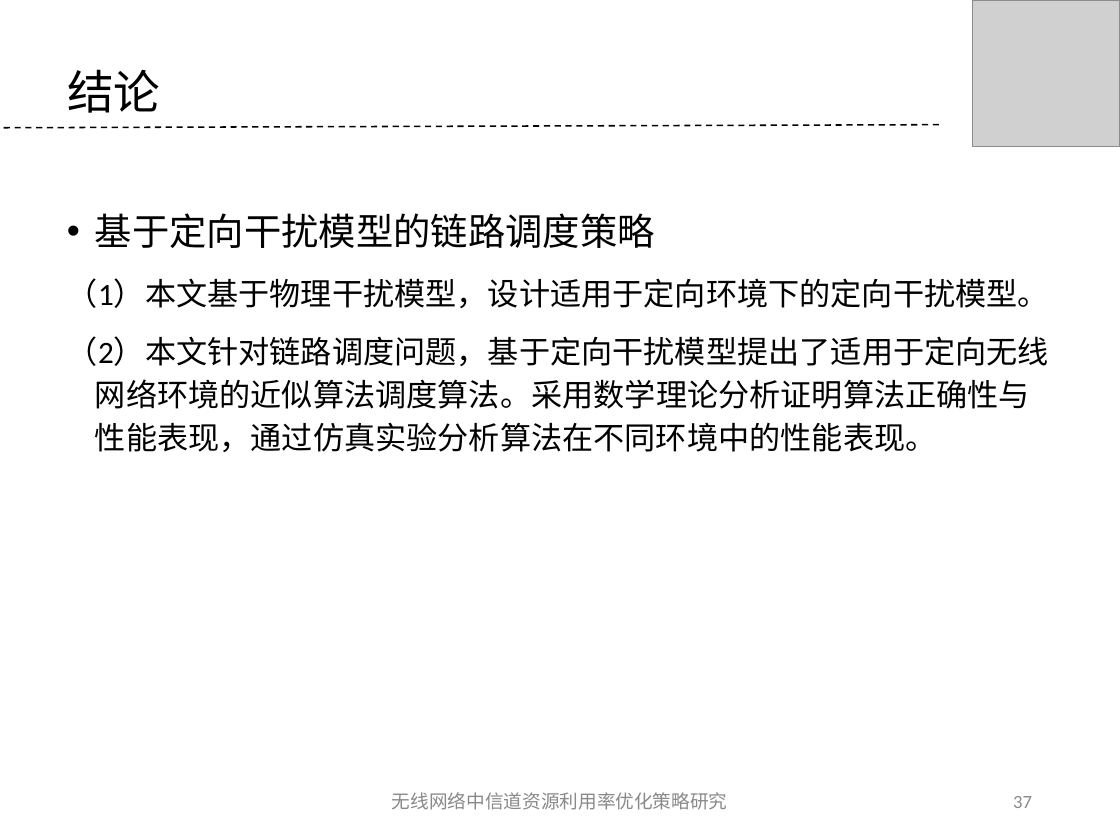
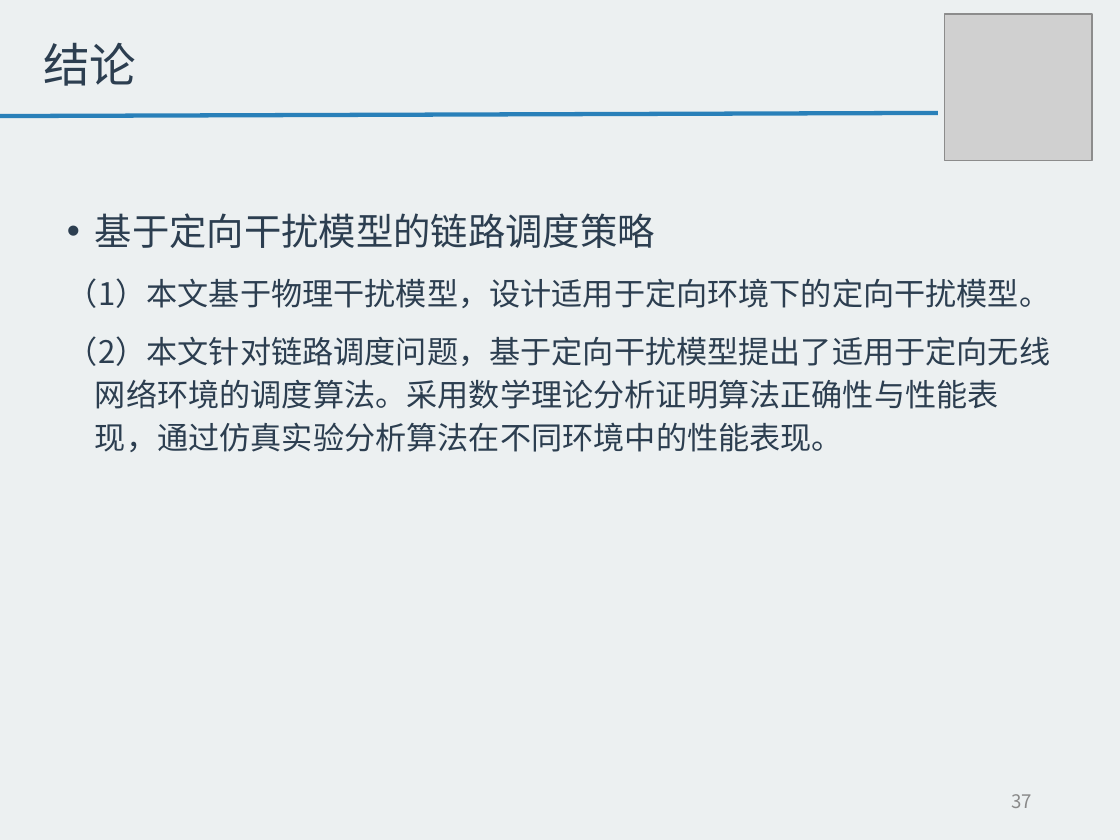
Before and after one commit to tangzhaoshu/playground, a slide deck: slide 37 of ResearchWork/毕业答辩--唐兆树.ppt. Drawn at 1120x840 pixels with LibreOffice and Linux fonts; fonts in the diff are those of the drawing; grey boxes stand for pictures; background and template pictures are left out. Boxes give left, top, right and bottom in pixels: in the first picture for what was removed or moved away, otherwise in the second. Text is boxed around its words. In the diff, an @@ line names an element or a change of style, - is before the commit and + after.

```diff
--- a/ResearchWork/毕业答辩--唐兆树.ppt
+++ b/ResearchWork/毕业答辩--唐兆树.ppt
@@ background picture (left out) to #ECF0F1 @@
@@ title "结论": place and size @@
-title "结论" at bbox=[67, 69, 160, 113]
+title "结论" at bbox=[43, 42, 136, 86]
@@ title "结论" at bbox=[43, 42, 136, 86]: text colour #000000 to #2C3E50 @@
@@ picture: place and size @@
-picture at bbox=[972, 0, 1120, 147]
+picture at bbox=[944, 15, 1092, 161]
@@ line moved from (3, 128) - (942, 124) to (0, 116) - (937, 113) @@
@@ line (0, 116) - (937, 113): stroke #000000 0.99 pt dashed to #2980B9 2.75 pt @@
@@ text at bbox=[67, 213, 1050, 308]: font Calibri to Noto Sans CJK SC, text colour #000000 to #2C3E50 in "基于定向干扰模型的链路调度策略", "（1）本文基于物理干扰模型，设计适用于定向环境下的定向干扰模型。"; bullet colour #000000 to #2C3E50 @@
@@ text at bbox=[67, 336, 1050, 452]: text changed; font Calibri to Noto Sans CJK SC; text colour #000000 to #2C3E50 @@
-（2）本文针对链路调度问题，基于定向干扰模型提出了适用于定向无线网络环境的近似算法调度算法。采用数学理论分析证明算法正确性与性能表现，通过仿真实验分析算法在不同环境中的性能表现。
+（2）本文针对链路调度问题，基于定向干扰模型提出了适用于定向无线网络环境的调度算法。采用数学理论分析证明算法正确性与性能表现，通过仿真实验分析算法在不同环境中的性能表现。
@@ page number at bbox=[1011, 794, 1032, 808]: font Calibri to Noto Sans CJK SC @@
@@ text removed at bbox=[392, 792, 728, 810] @@
-无线网络中信道资源利用率优化策略研究
```
Also in this commit, not shown: 33 other slides changed, 5 slides added, 5 slides removed, 9 other files.
